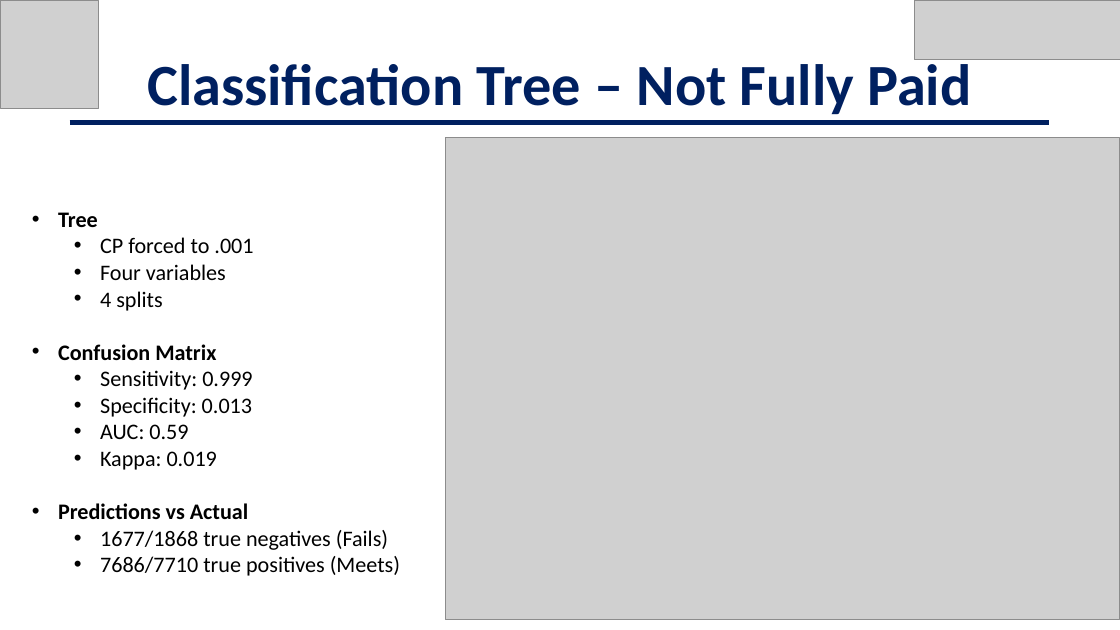
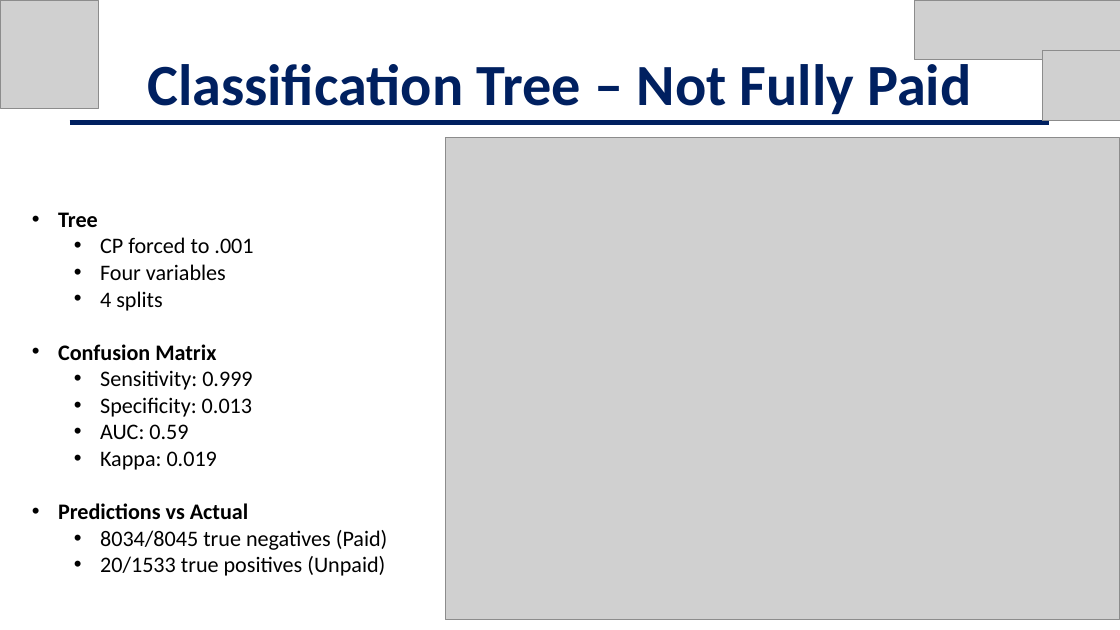
Before and after one commit to jschild01/JMB_DATS_6101, a slide deck: slide 25 of Project2/EDA_LendingClub_Slides - Project 2.pptx. Drawn at 1120x630 pixels with LibreOffice and Linux fonts; fonts in the diff are those of the drawing; grey boxes stand for pictures; background and template pictures are left out. Boxes give left, top, right and bottom in pixels: in the first picture for what was removed or moved away, otherwise in the second. Text is boxed around its words. In the diff, an @@ line names an element or a change of style, - is before the commit and + after.

```diff
--- a/Project2/EDA_LendingClub_Slides - Project 2.pptx
+++ b/Project2/EDA_LendingClub_Slides - Project 2.pptx
@@ picture added at [1043,50,1120,120] @@
@@ text at [100,530,388,576]: text changed @@
-  • 1677/1868 true negatives (Fails)
-  • 7686/7710 true positives (Meets)
+  • 8034/8045 true negatives (Paid)
+  • 20/1533 true positives (Unpaid)
```
Also in this commit, not shown: 24 other slides changed, 2 slides removed.
